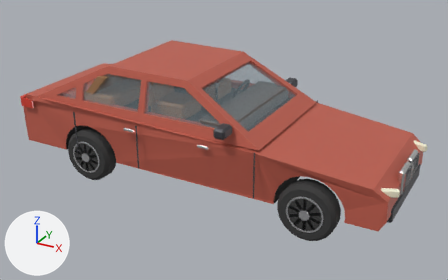
An edit to the glTF model public/games/flip/dmw3.glb, drawn before and after from the same camera.
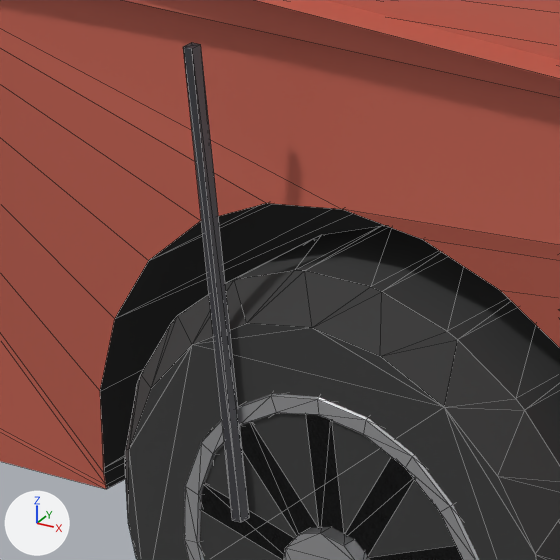
The first picture shows the older version from a 50 mm lens placed at (3.56, -6.23, 3.65), pointed at (0.14, -0.01, 0.54). The close-ups show the older and then the newer version on the part from 13% to 23% of the width and 39% to 56% of the height of that picture. Only the edits that show in the close-ups are written down. The lights are fixed; the arrows at lower left show +X, +Y and +Z. The close-ups show mesh edges as thin lines. Vertices at exactly the same position are counted once.

In view in the first close-up: 'Body.006', 'Dark.006', 'Rim.006', 'Tire.006'.
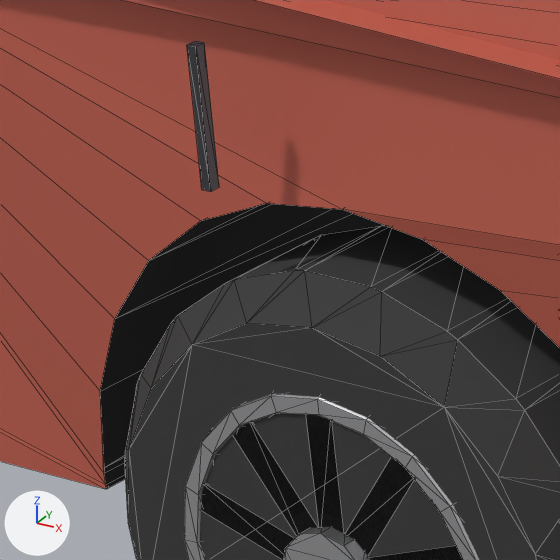
The change, as a list of edits to the scene's bpy script:
```text
Change me_dark_005:
    used by ob_dark_006; location = (0.0, 0.0, 0.0)
    remove me_dark_005.from_pydata(...)  # 324 vertices, 588 faces; spans x -2.43..2.44, y -1.01..1.01, z 0.32..1.24
    add me_dark_005.from_pydata(...)  # 404 vertices, 724 faces; spans x -2.43..2.44, y -1.01..1.01, z 0.32..1.24
    me_dark_005 part 1: 2 vertices moved from x -1.46..-1.44, y -0.9, z 0.38 to x -1.46..-1.44, y -0.89, z 0.76; 4 vertices removed from x -1.46..-1.44, y -0.91..-0.9, z 0.38..0.92; 4 vertices added at x -1.46..-1.44, y -0.91..-0.89, z 0.76..0.92
    other edits to the shape of me_dark_005 do not show in these pictures
```

Changed parts and their boxes (x1, y1, x2, y2) in the close-ups (560 x 560 px):
'Dark.006', reshaped: before (183, 43, 249, 522); after (187, 41, 219, 192)
